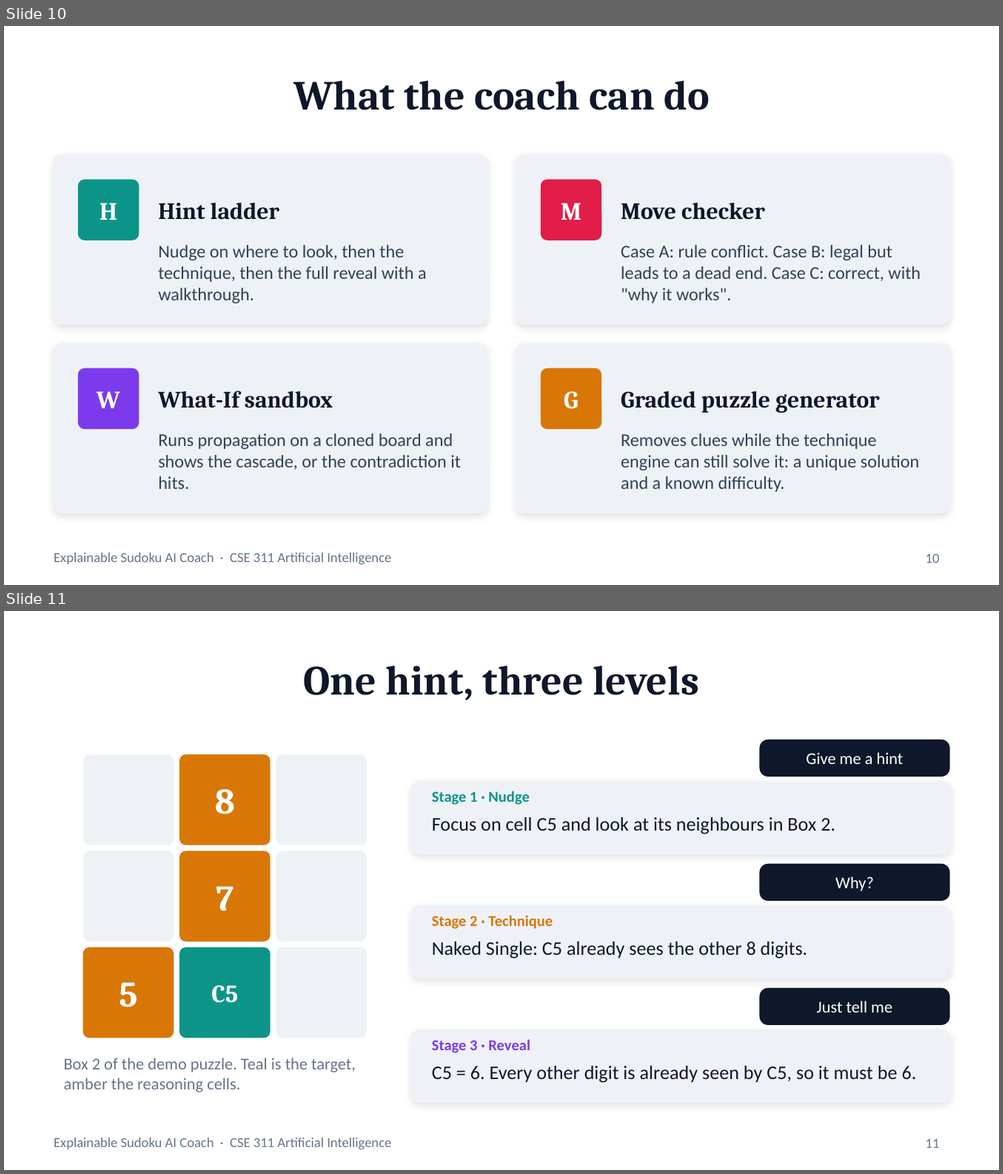
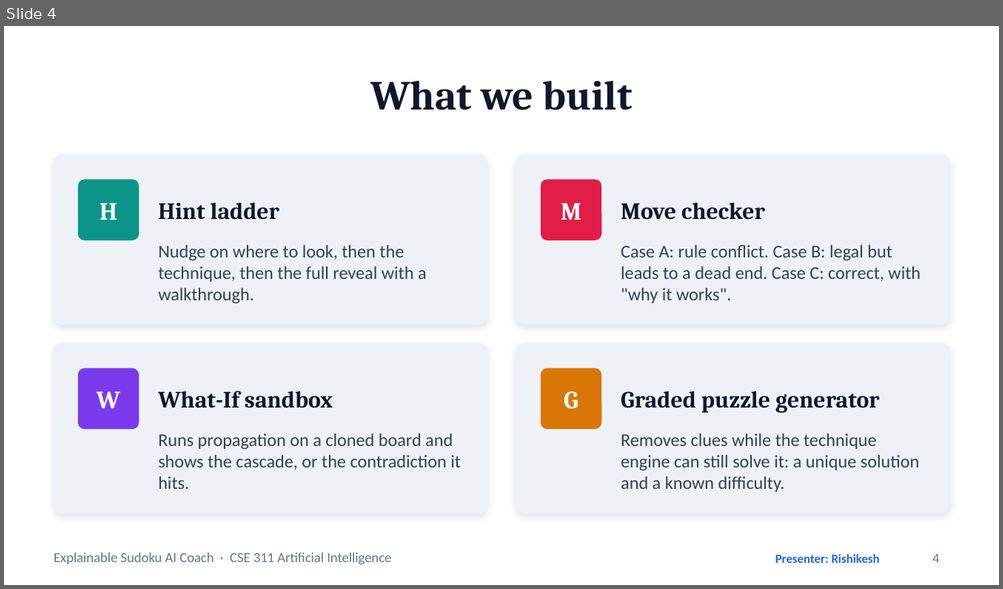
Before and after one commit to tejaes7/Sudoku-Sensei, a slide deck: Sudoku_AI_Coach_Presentation.pptx. Shown one above the other, each under a label of ours: slides 10 and 11 before the commit, slide 4 after it. The pictures are 1003x1174 and 1003x589 pixels, drawn with LibreOffice and Linux fonts; fonts in the diff are those of the drawing. Boxes give left, top, right and bottom in pixels: in the first picture for what was removed or moved away, otherwise in the second. Text is boxed around its words. In the diff, an @@ line names an element or a change of style, - is before the commit and + after.

```diff
--- a/Sudoku_AI_Coach_Presentation.pptx
+++ b/Sudoku_AI_Coach_Presentation.pptx
@@ slide 11 removed at (4,611,999,1170), background #FFFFFF; not listed: 1 template element that a slide beside it also shows @@
@@ title removed at (304,666,699,701) @@
-One hint, three levels
@@ rounded rectangle removed at (760,741,949,776) @@
@@ rounded rectangle removed at (84,755,173,845) @@
@@ rounded rectangle removed at (180,755,270,845) @@
@@ rounded rectangle removed at (276,755,366,845) @@
@@ text removed at (805,752,903,764) @@
-Give me a hint
@@ rounded rectangle removed at (412,782,949,854) @@
@@ text removed at (215,789,235,815) @@
-8
@@ text removed at (432,791,529,805) @@
-Stage 1 · Nudge
@@ text removed at (432,817,835,834) @@
-Focus on cell C5 and look at its neighbours in Box 2.
@@ rounded rectangle removed at (84,851,173,941) @@
@@ rounded rectangle removed at (180,851,270,941) @@
@@ rounded rectangle removed at (276,851,366,941) @@
@@ rounded rectangle removed at (760,865,949,900) @@
@@ text removed at (835,877,874,891) @@
-Why?
@@ text removed at (216,886,233,911) @@
-7
@@ rounded rectangle removed at (412,906,949,978) @@
@@ text removed at (432,915,552,929) @@
-Stage 2 · Technique
@@ text removed at (432,942,808,959) @@
-Naked Single: C5 already sees the other 8 digits.
@@ rounded rectangle removed at (84,948,173,1038) @@
@@ rounded rectangle removed at (180,948,270,1038) @@
@@ rounded rectangle removed at (276,948,366,1038) @@
@@ text removed at (119,982,137,1008) @@
-5
@@ text removed at (211,985,238,1003) @@
-C5
@@ rounded rectangle removed at (760,989,949,1025) @@
@@ text removed at (817,1001,892,1013) @@
-Just tell me
@@ rounded rectangle removed at (412,1031,949,1102) @@
@@ text removed at (432,1039,530,1054) @@
-Stage 3 · Reveal
@@ text removed at (64,1058,356,1093) @@
-Box 2 of the demo puzzle. Teal is the target, amber the reasoning cells.
@@ text removed at (432,1066,916,1083) @@
-C5 = 6. Every other digit is already seen by C5, so it must be 6.
@@ page number removed at (925,1139,939,1148) @@
-11
@@ what was slide 10 is now slide 4 @@
@@ slide 4 changed as well @@
@@ title at (370,81,632,110): text changed @@
-What the coach can do
+What we built
@@ text added at (775,554,879,563), 9 pt, text #2563EB, bold @@
+Presenter: Rishikesh
@@ page number at (932,554,939,563): text changed @@
-10
+4
```
Also in this commit, not shown: 11 other slides changed, 3 slides added, 2 other slides removed, 1 other file.
